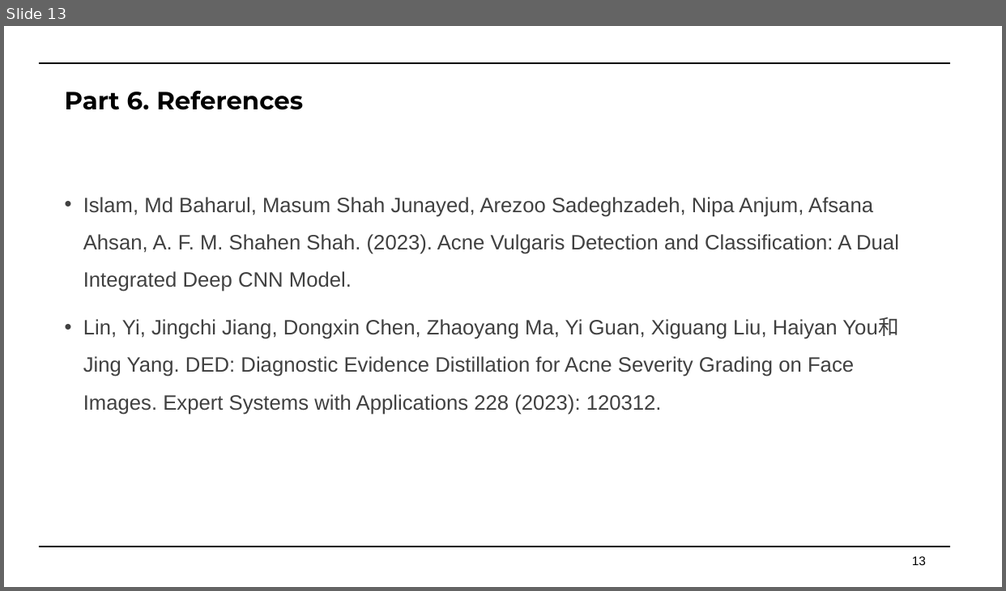
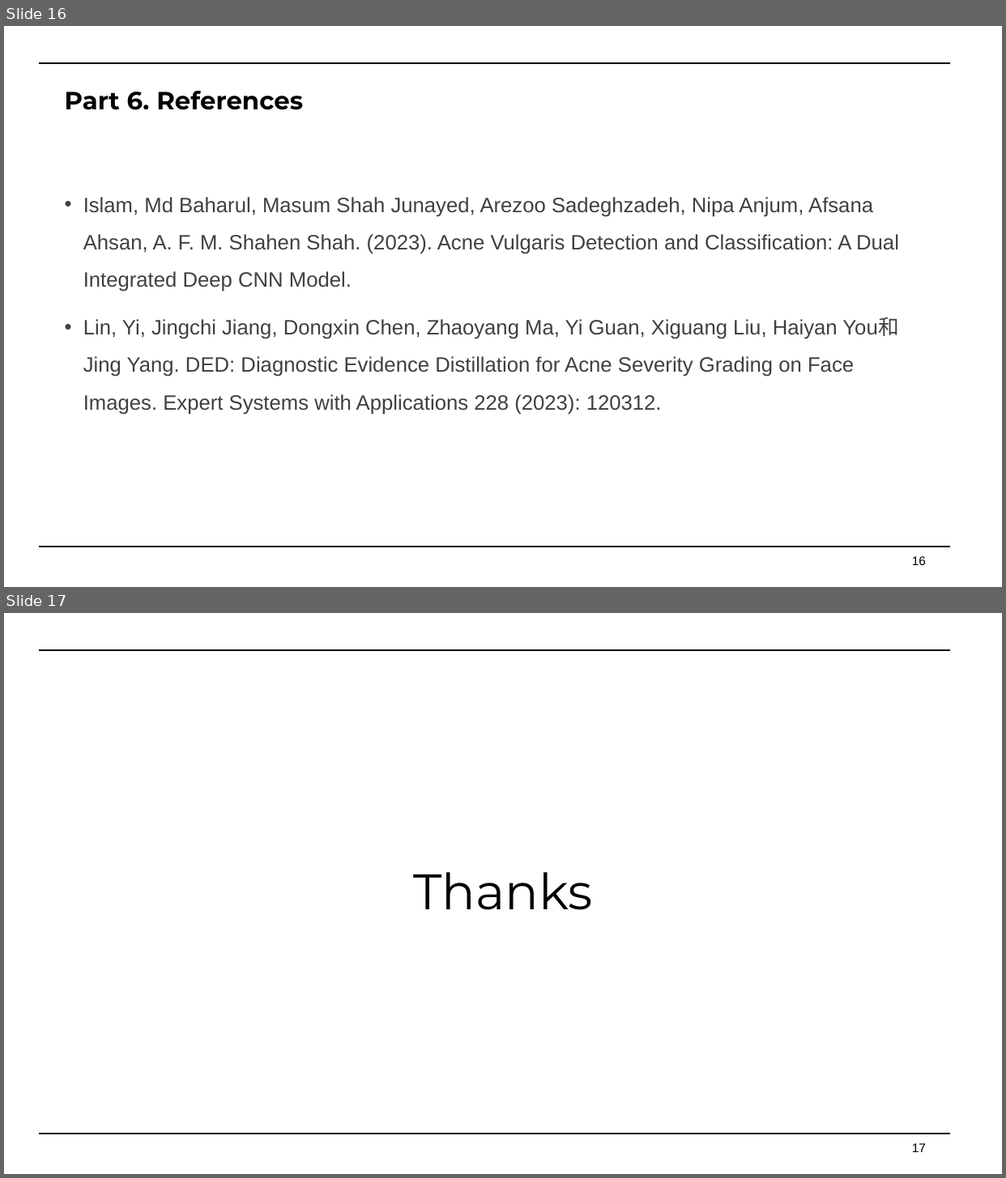
Before and after one commit to Faran-sward/ML-course-project, a slide deck: DOC&PPT/Machine+Learning+Course+Project.pptx. Shown one above the other, each under a label of ours: slide 13 before the commit, slides 16 and 17 after it. The pictures are 1006x591 and 1006x1178 pixels, drawn with LibreOffice and Linux fonts; fonts in the diff are those of the drawing. Boxes give left, top, right and bottom in pixels: in the first picture for what was removed or moved away, otherwise in the second. Text is boxed around its words. In the diff, an @@ line names an element or a change of style, - is before the commit and + after.

```diff
--- a/DOC&PPT/Machine+Learning+Course+Project.pptx
+++ b/DOC&PPT/Machine+Learning+Course+Project.pptx
@@ slide 17 added at (x1=4, y1=613, x2=1002, y2=1174), background #FFFFFF @@
@@ line added from (39, 650) to (950, 650), #000000 1.5 pt @@
@@ title added at (x1=413, y1=872, x2=592, y2=910), 48 pt, text #000000 @@
+Thanks
@@ line added from (39, 1134) to (950, 1134), #000000 1.5 pt @@
@@ page number added at (x1=912, y1=1144, x2=926, y2=1152), 12 pt, text #000000 @@
+17
@@ what was slide 13 is now slide 16 @@
@@ page number at (x1=912, y1=557, x2=926, y2=565): text changed @@
-13
+16
```
Also in this commit, not shown: 10 slides changed, 3 other slides added.
